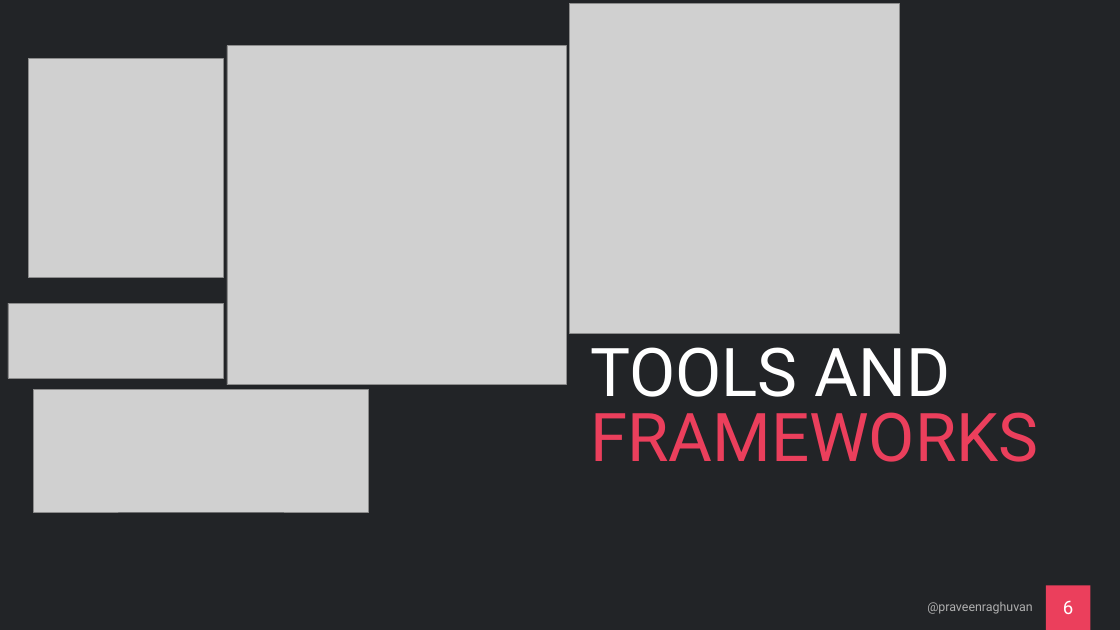
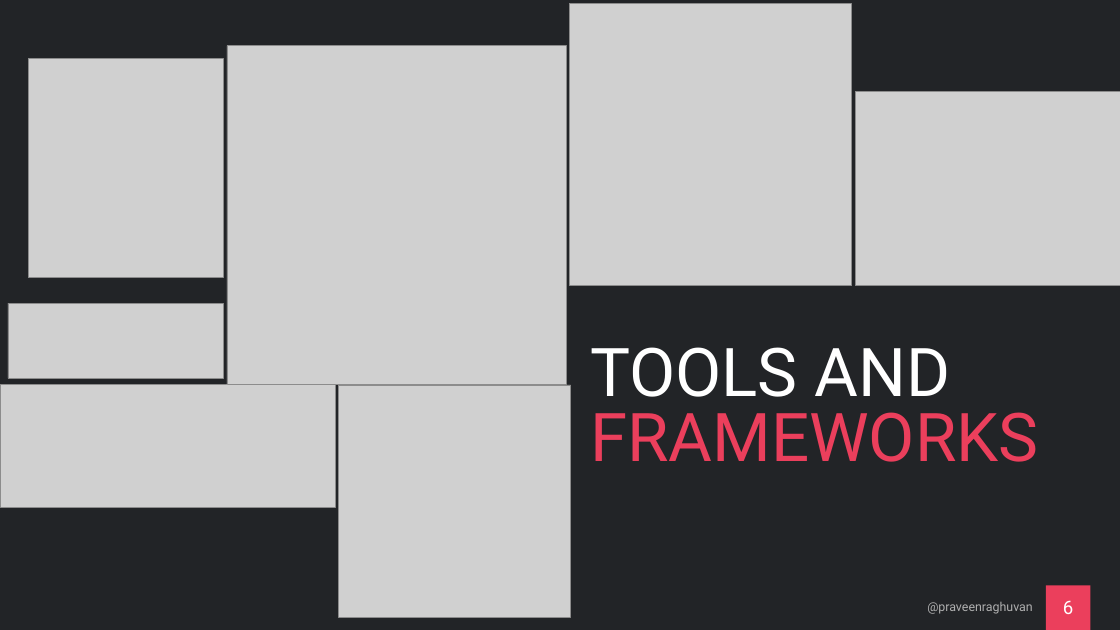
Before and after one commit to praveenraghuvanshi/tech-sessions, a slide deck: slide 6 of 16062021-Global-AI-Community-2021/cricket-analytics.pptx. Drawn at 1120x630 pixels with LibreOffice and Linux fonts; fonts in the diff are those of the drawing; grey boxes stand for pictures. Boxes give left, top, right and bottom in pixels: in the first picture for what was removed or moved away, otherwise in the second. Text is boxed around its words. In the diff, an @@ line names an element or a change of style, - is before the commit and + after.

```diff
--- a/16062021-Global-AI-Community-2021/cricket-analytics.pptx
+++ b/16062021-Global-AI-Community-2021/cricket-analytics.pptx
@@ picture: place and size @@
-picture at [570, 4, 899, 334]
+picture at [570, 4, 852, 286]
@@ picture added at [856, 91, 1120, 286] @@
@@ picture: place and size @@
-picture at [34, 390, 368, 512]
+picture at [0, 385, 335, 507]
@@ picture added at [339, 385, 571, 617] @@
```
Also in this commit, not shown: 6 other slides changed, 2 slides added, 14 other files.
